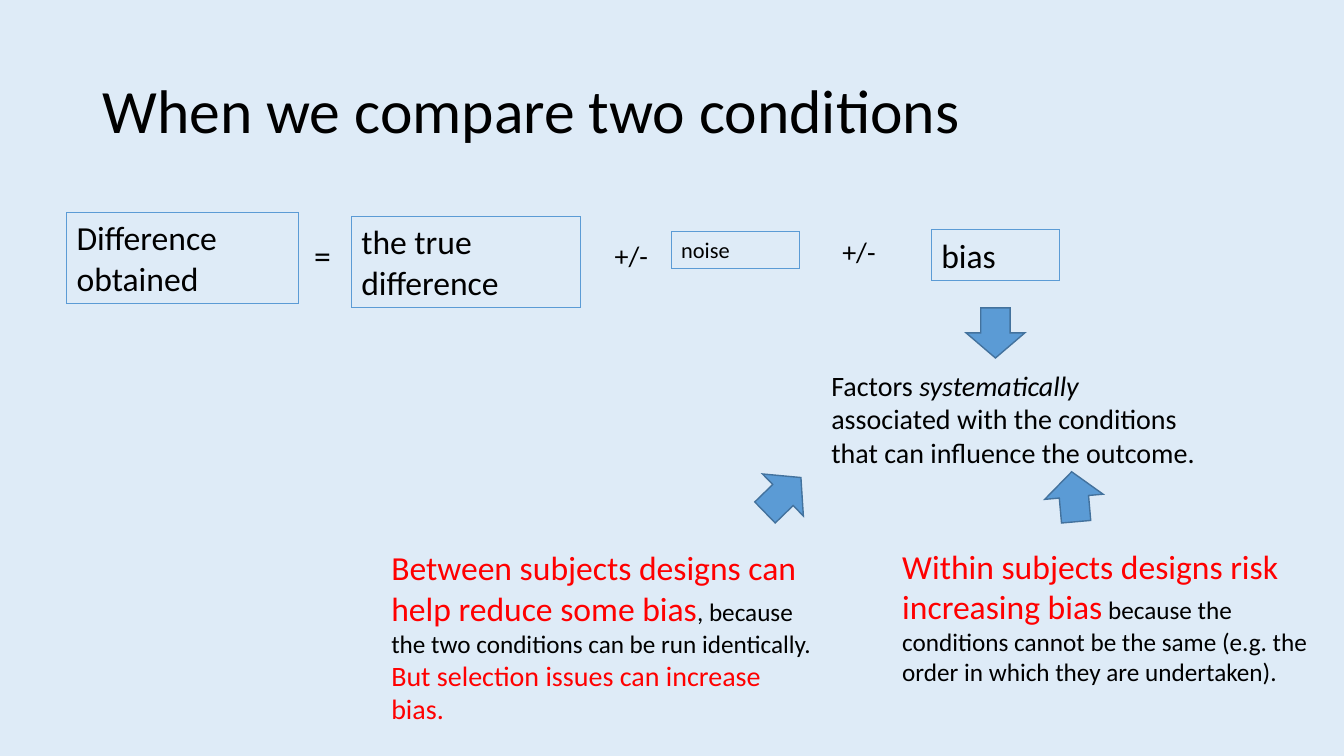
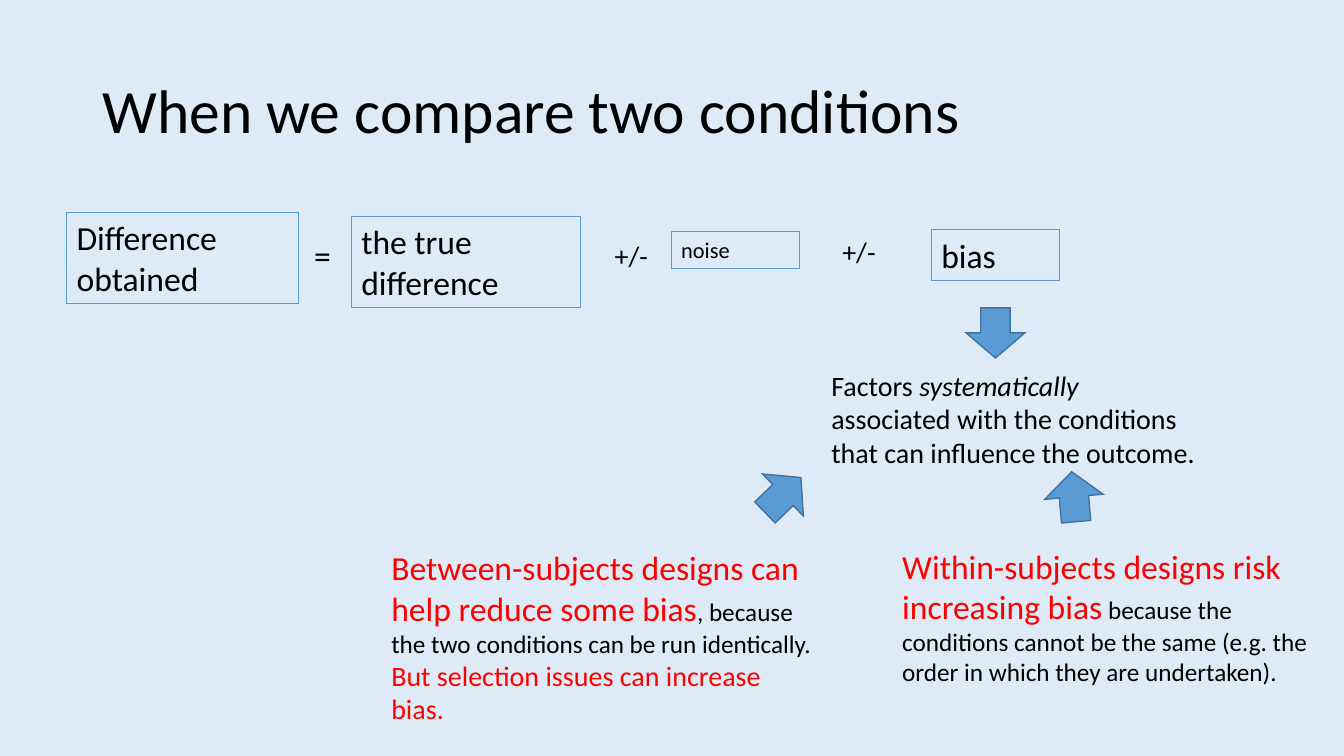
Before and after one commit to ajwills72/rmhealth-found, a slide deck: slide 30 of docs/experiments_data.pptx (slide 27 before the commit). Drawn at 1344x756 pixels with LibreOffice and Linux fonts; fonts in the diff are those of the drawing. Boxes give left, top, right and bottom in pixels: in the first picture for what was removed or moved away, otherwise in the second. Text is boxed around its words. In the diff, an @@ line names an element or a change of style, - is before the commit and + after.

```diff
--- a/docs/experiments_data.pptx
+++ b/docs/experiments_data.pptx
@@ text at <box>391,556,811,720</box>: text changed; size 18 to 24 pt @@
-Between subjects designs can help reduce some bias, because the two conditions can be run identically. But selection issues can increase bias.
+Between-subjects designs can help reduce some bias, because the two conditions can be run identically. But selection issues can increase bias.
@@ text at <box>902,555,1307,685</box>: text changed @@
-Within subjects designs risk increasing bias because the conditions cannot be the same (e.g. the order in which they are undertaken).
+Within-subjects designs risk increasing bias because the conditions cannot be the same (e.g. the order in which they are undertaken).
```
Also in this commit, not shown: 15 other slides changed, 3 slides added, 25 slides removed, 3 other files.
